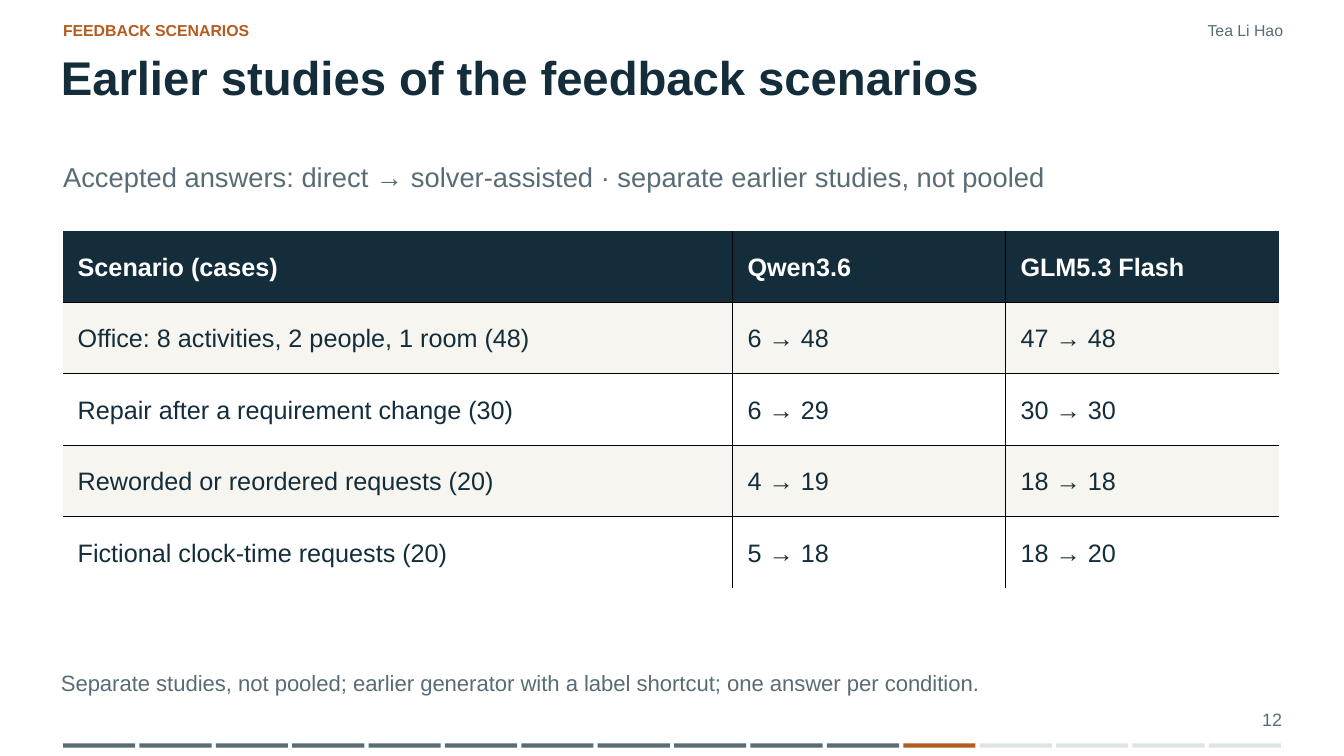
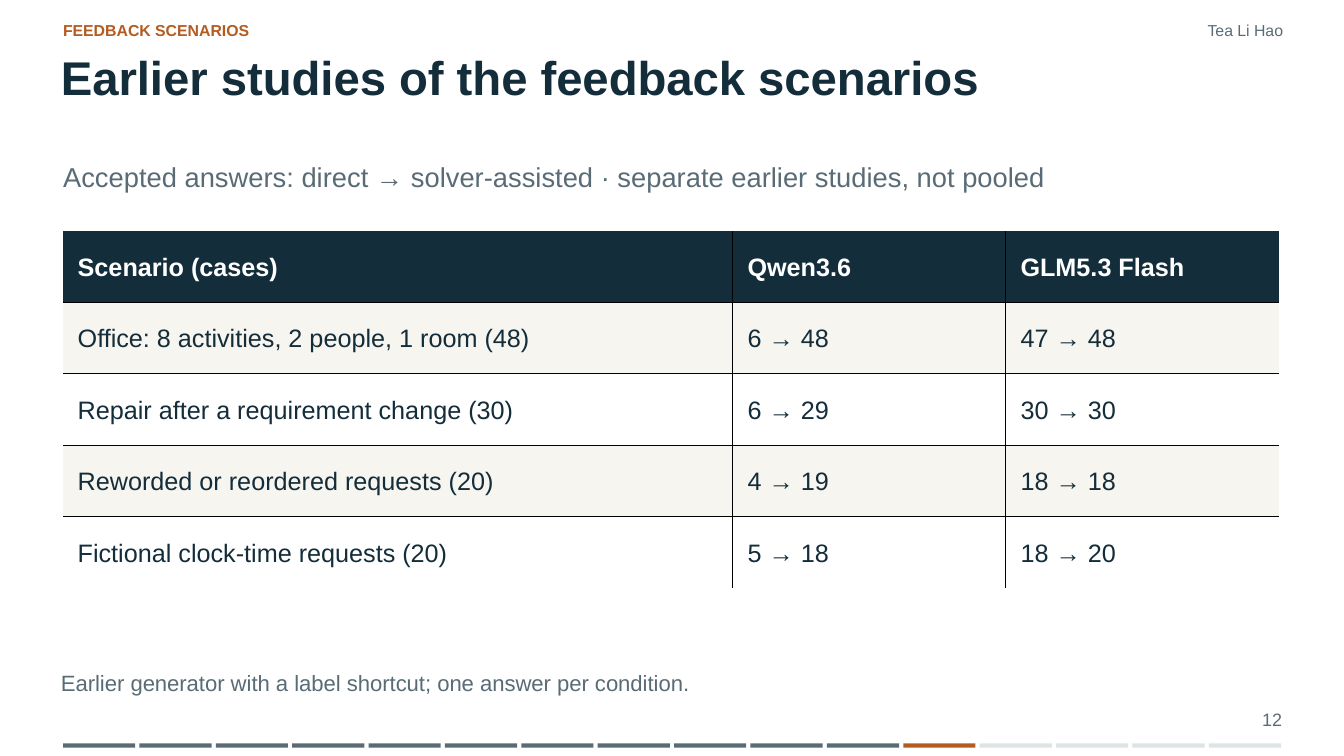
Before and after one commit to JellyPenguinnn/cs3263_group23, a slide deck: slide 12 of presentation/CS3263_Group23_Presentation_Slides.pptx. Drawn at 1344x756 pixels with LibreOffice and Linux fonts; fonts in the diff are those of the drawing. Boxes give left, top, right and bottom in pixels: in the first picture for what was removed or moved away, otherwise in the second. Text is boxed around its words. In the diff, an @@ line names an element or a change of style, - is before the commit and + after.

```diff
--- a/presentation/CS3263_Group23_Presentation_Slides.pptx
+++ b/presentation/CS3263_Group23_Presentation_Slides.pptx
@@ text at [61, 675, 689, 696]: text changed @@
-Separate studies, not pooled; earlier generator with a label shortcut; one answer per condition.
+Earlier generator with a label shortcut; one answer per condition.
```
Also in this commit, not shown: 2 other slides changed, 4 other files.
